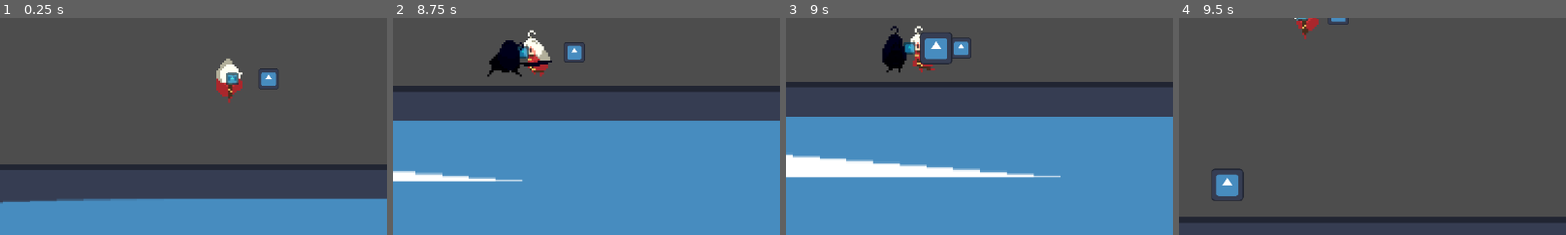
Above: before the commit, frames 1-4 (left to right).
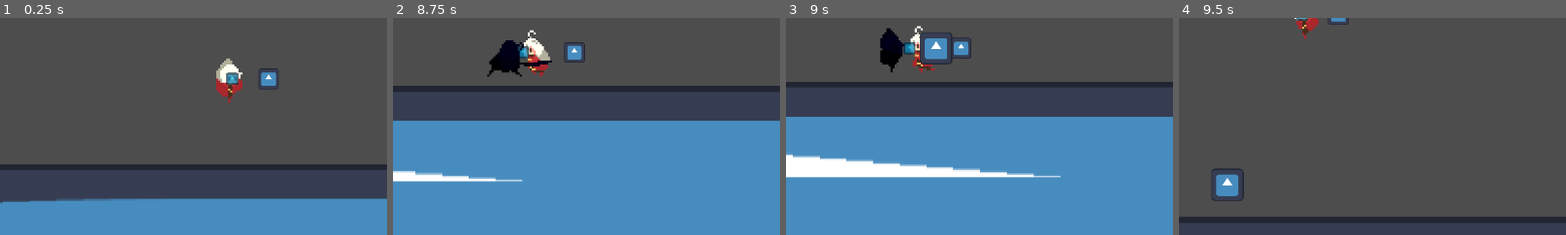
Above: after the commit, the same moments.

Repository: NoelKTheBest/orb-platformer
Game: Godot game, scene res://main.tscn
The game is run twice, just before and just after one commit, with the same random seed, the same clock (stepped at 60 frames per second) and the same inputs. The engine's default icon, where the game draws it, is replaced by a stand-in: a white triangle on a blue panel in a dark square.
Inputs:
- Up to frame 1 (0.25 s): no input
- Up to frame 2 (8.75 s): tap Enter (ui_accept) at 0.5, 0.77, 1.52, 3.02, 3.77, 4.52, 6.02, 6.77, 7.52 s; hold D (move_right) 0.53-2.03 s; tap Down (aim_down) at 0.6, 5.1 s; tap Left (aim_left) at 1.35, 5.85 s; hold A (move_left) 2.03-4.28 s; tap Right (aim_right) at 2.1, 6.6 s; tap Up (aim_up) at 2.85, 7.35 s; tap L (cycle_fire) at 3.6, 8.1 s; hold D (move_right) 4.28-8.03 s; tap F (fire) at 4.35 s; hold A (move_left) from 8.03 s (still down)
- Up to frame 3 (9 s): keep holding A (move_left); tap F (fire) at 8.85 s
- Up to frame 4 (9.5 s): keep holding A (move_left); tap Enter (ui_accept) at 9.02 s
The pictures show only the part of the screen within x 20-70%, y 48-98%; the shares and areas given below are measured in that part.

Frames 1-2 are identical in both runs. In frame 3, 0.4% of the frame differs, in the area x 24-32%, y 3-25%; in frame 4, nothing differs.

Commit message:
UPDATED collision mask for enemy's attack detection area

Diff:
--- a/open-the-portal/project.godot
+++ b/open-the-portal/project.godot
@@ -23,6 +23,7 @@
 
 Player=""
 Enemy=""
+Orbs=""
 
 [input]
 
--- a/open-the-portal/scenes/TestEnemy2.tscn
+++ b/open-the-portal/scenes/TestEnemy2.tscn
@@ -368,13 +368,13 @@
 
 [sub_resource type="AnimationLibrary" id="AnimationLibrary_wdrn2"]
 _data = {
-"RESET": SubResource("Animation_g4peo"),
-"block": SubResource("Animation_pfstr"),
-"fall": SubResource("Animation_jxu04"),
-"idle": SubResource("Animation_2ke4t"),
-"jump": SubResource("Animation_efl2j"),
-"run": SubResource("Animation_fkivj"),
-"shoot orb": SubResource("Animation_aob03")
+&"RESET": SubResource("Animation_g4peo"),
+&"block": SubResource("Animation_pfstr"),
+&"fall": SubResource("Animation_jxu04"),
+&"idle": SubResource("Animation_2ke4t"),
+&"jump": SubResource("Animation_efl2j"),
+&"run": SubResource("Animation_fkivj"),
+&"shoot orb": SubResource("Animation_aob03")
 }
 
 [sub_resource type="CapsuleShape2D" id="CapsuleShape2D_drq3n"]
@@ -389,7 +389,7 @@
 [sub_resource type="RectangleShape2D" id="RectangleShape2D_0uyh1"]
 
 [sub_resource type="CircleShape2D" id="CircleShape2D_7bpfj"]
-radius = 75.1665
+radius = 123.065025
 
 [node name="Jumping_Enemy" type="CharacterBody2D" groups=["Enemy"]]
 modulate = Color(0, 1, 0.2, 1)
@@ -410,7 +410,7 @@
 
 [node name="AnimationPlayer" type="AnimationPlayer" parent="."]
 libraries = {
-"": SubResource("AnimationLibrary_wdrn2")
+&"": SubResource("AnimationLibrary_wdrn2")
 }
 
 [node name="Hurtbox" type="Area2D" parent="."]
@@ -452,6 +452,8 @@
 shape = SubResource("RectangleShape2D_0uyh1")
 
 [node name="AttackDetectionArea" type="Area2D" parent="."]
+collision_layer = 0
+collision_mask = 32
 
 [node name="CollisionShape2D" type="CollisionShape2D" parent="AttackDetectionArea"]
 shape = SubResource("CircleShape2D_7bpfj")
--- a/open-the-portal/scenes/test_enemy_2.gd
+++ b/open-the-portal/scenes/test_enemy_2.gd
@@ -13,7 +13,7 @@
 ## Distance from the player where enemy starts attacking
 @export var attack_distance : int = 30
 @export var speed = 2
-@export var jump_velocity = 100
+@export var jump_velocity = 400
 
 # Called when the node enters the scene tree for the first time.
 func _ready() -> void:
@@ -105,5 +105,6 @@
 
 func _on_attack_detection_area_body_entered(body: Node2D) -> void:
 	if body.is_in_group("Orbs") and is_on_floor():
+		print("JUMP!!") # we can reach here, now let's wind down for tonight
 		velocity.y = jump_velocity
 		anim_player.play("jump")
Not shown: 1 places in open-the-portal/scenes/TestEnemy2.tscn that only renumber resources
Not shown: 1 places in open-the-portal/scenes/orb.tscn that only renumber resources
